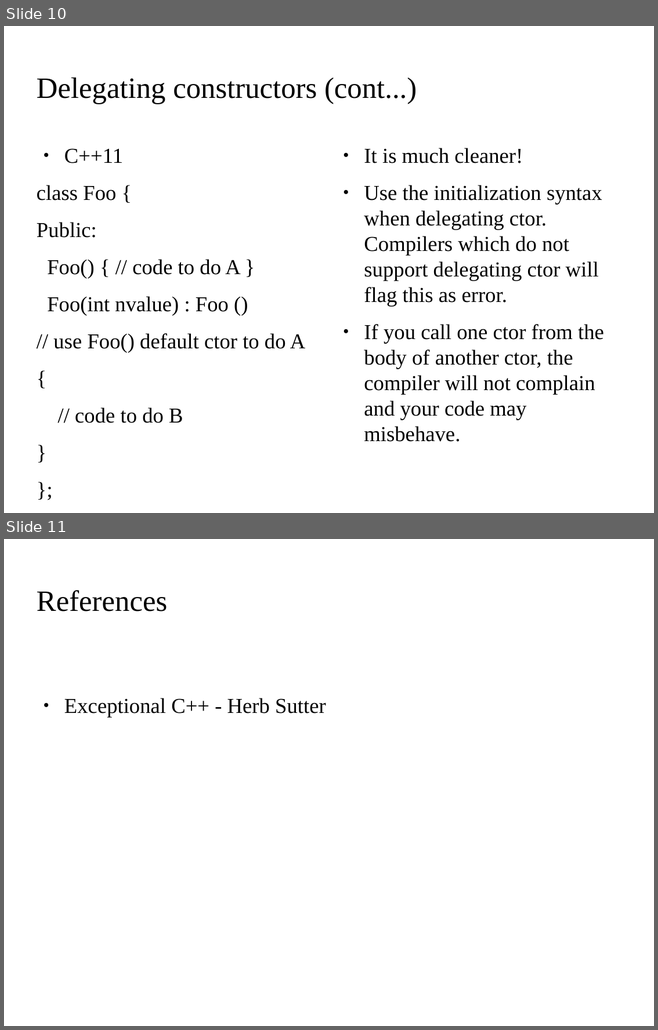
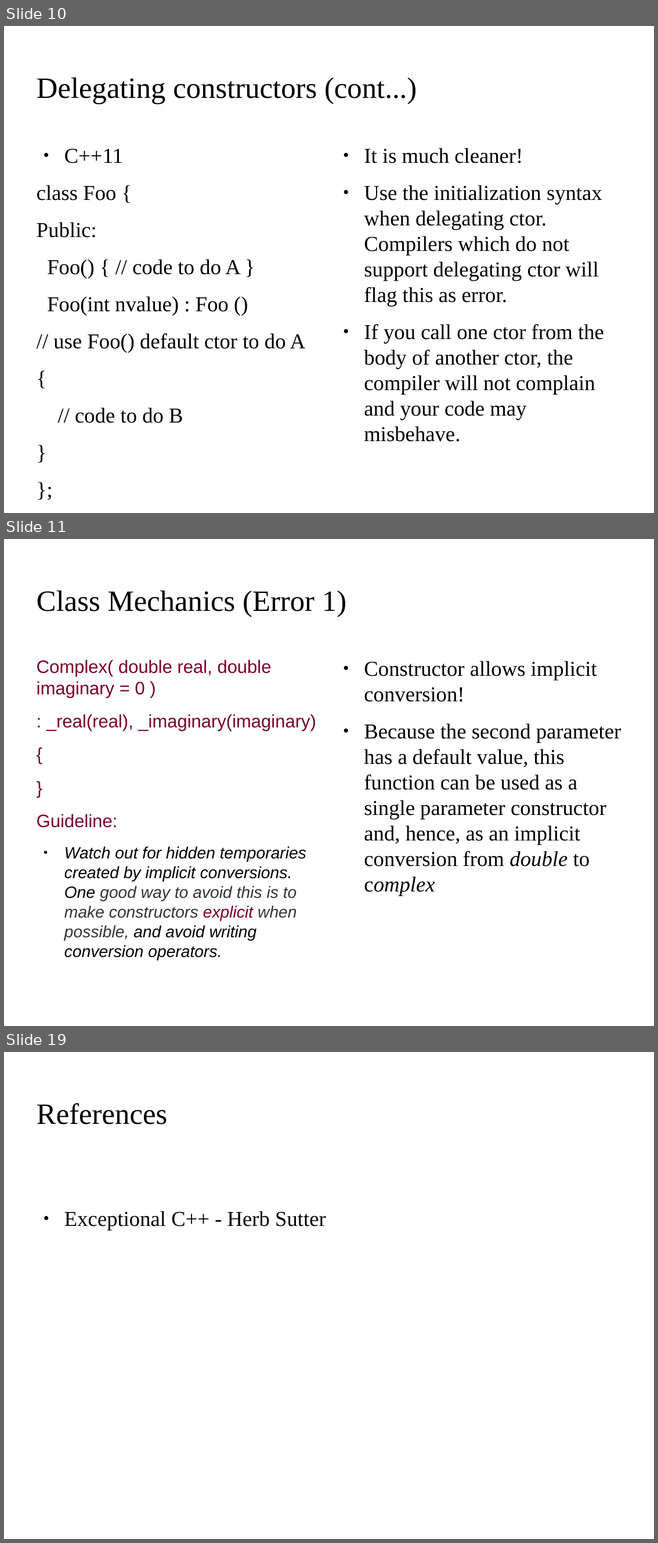
Before and after one commit to kks32/cpp-software-development, a slide deck: Ex11_Classes/Ex11_Classes.odp. Shown one above the other, each under a label of ours: slides 10 and 11 before the commit, slides 10, 11 and 19 after it; the slides between them are not shown. The pictures are 658x1030 and 658x1543 pixels, drawn with LibreOffice and Linux fonts; fonts in the diff are those of the drawing; background and template pictures are left out. Boxes give left, top, right and bottom in pixels: in the first picture for what was removed or moved away, otherwise in the second. Text is boxed around its words. In the diff, an @@ line names an element or a change of style, - is before the commit and + after.

Commit message:
classes

```diff
--- a/Ex11_Classes/Ex11_Classes.odp
+++ b/Ex11_Classes/Ex11_Classes.odp
@@ slide 11 added at (4, 539, 654, 1026), background picture (left out) @@
@@ title added at (36, 590, 346, 617), 36 pt, text #000000 @@
+Class Mechanics (Error 1)
@@ text added at (36, 660, 315, 941), 20 pt, text #000000, italic @@
+Complex( double real, double imaginary = 0 )
+: _real(real), _imaginary(imaginary)
+{
+}
+Guideline:
+● Watch out for hidden temporaries created by implicit conversions. One good way to avoid this is to make constructors explicit when possible, and avoid writing conversion operators.
@@ text added at (364, 661, 621, 896), 26 pt, text #000000 @@
+● Constructor allows implicit conversion!
+● Because the second parameter has a default value, this function can be used as a single parameter constructor and, hence, as an implicit conversion from double to complex
@@ what was slide 11 is now slide 19 @@
```
Also in this commit, not shown: 7 other slides added, 1 other file.
